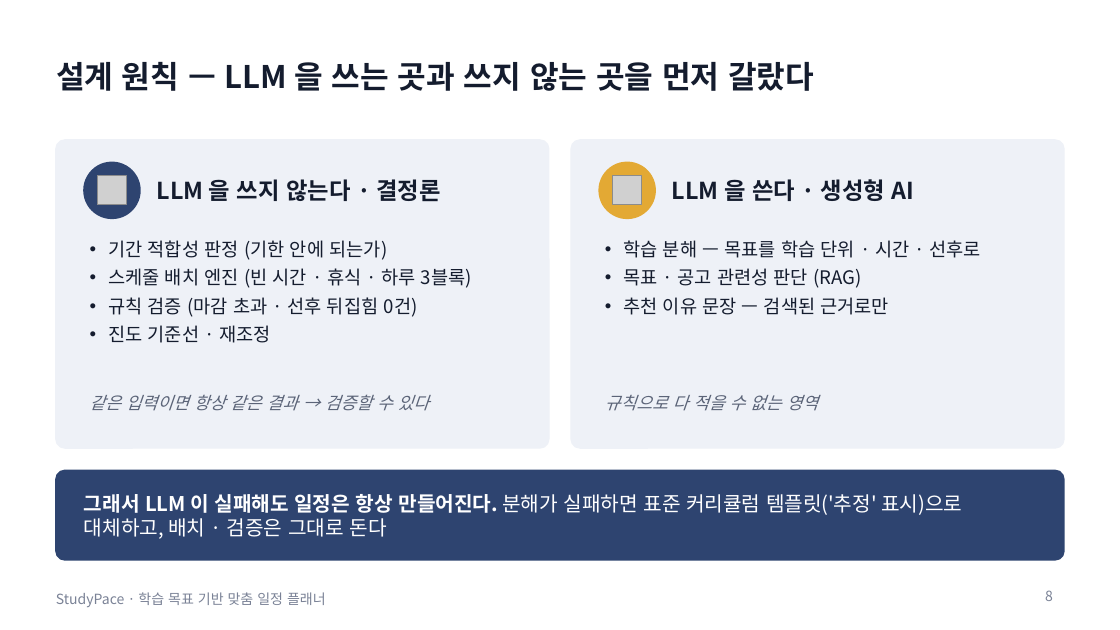
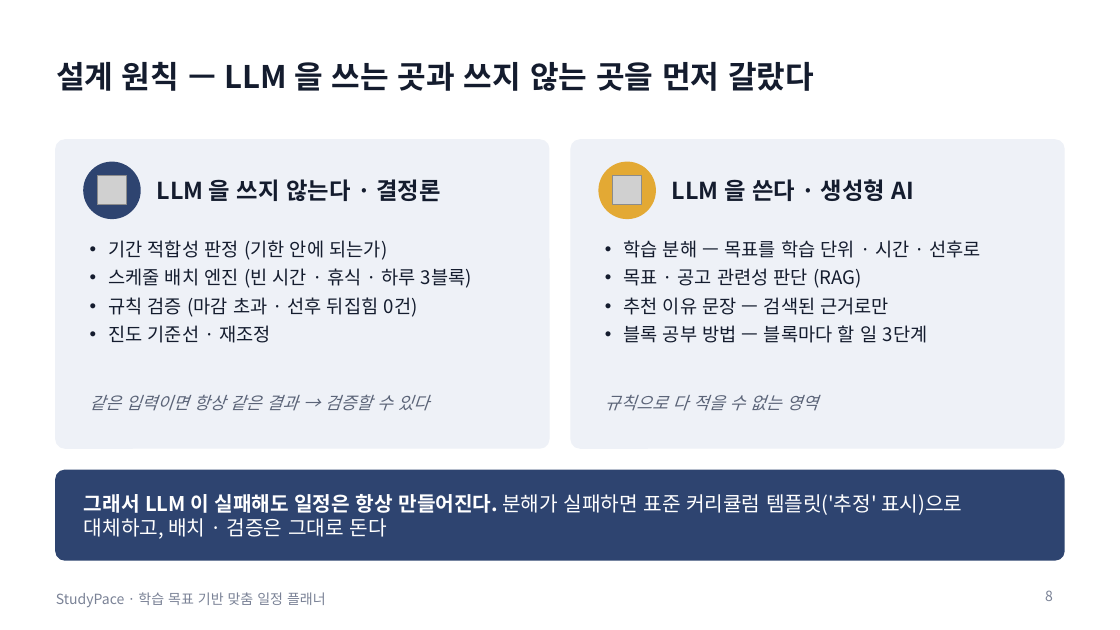
Before and after one commit to dinf7605/Codyssey_FinalProject, a slide deck: slide 8 of docs/발표자료_StudyPace.pptx. Drawn at 1120x630 pixels with LibreOffice and Linux fonts; fonts in the diff are those of the drawing; grey boxes stand for pictures. Boxes give left, top, right and bottom in pixels: in the first picture for what was removed or moved away, otherwise in the second. Text is boxed around its words. In the diff, an @@ line names an element or a change of style, - is before the commit and + after.

Commit message:
feat: 블록 공부 방법을 AI 로 — 같은 단원의 1/3·2/3·3/3 을 한 번에 물어 이어지는 3단계 · 다른 단원 주제 제외 · 못 쓰면 순서별 규칙 안내

```diff
--- a/docs/발표자료_StudyPace.pptx
+++ b/docs/발표자료_StudyPace.pptx
@@ text at box(623, 325, 928, 343): paragraph added @@
+• 블록 공부 방법 — 블록마다 할 일 3단계
```
Also in this commit, not shown: 1 other slide changed, 10 other files.
